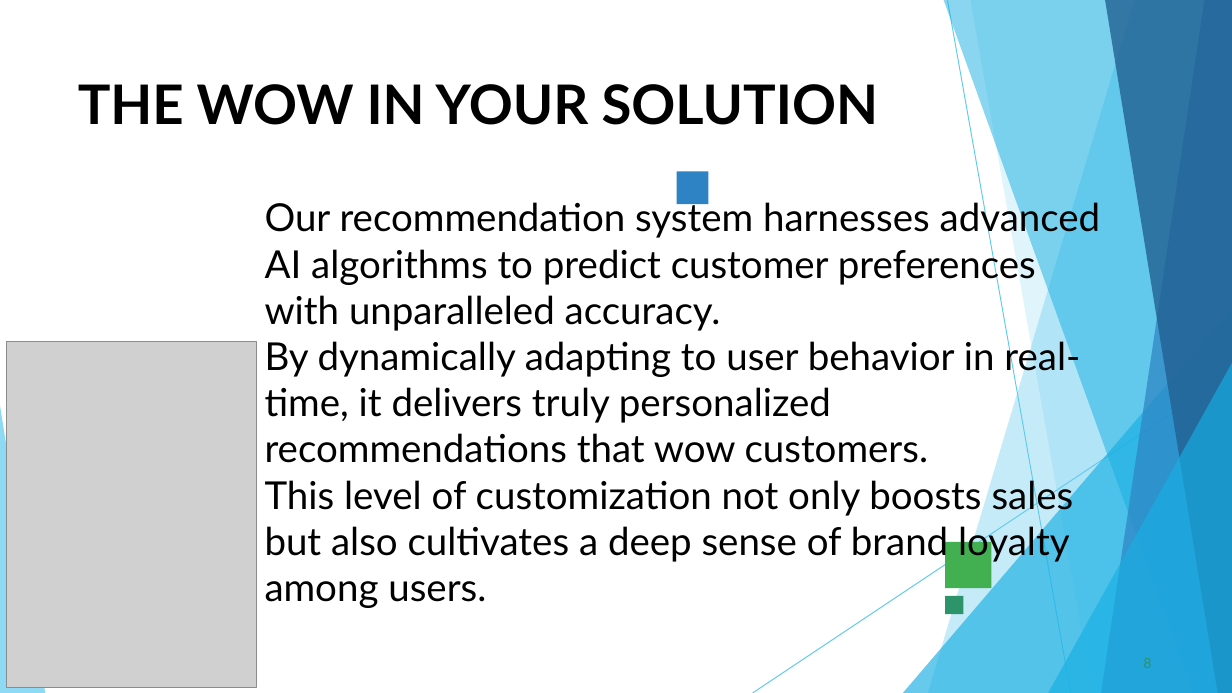
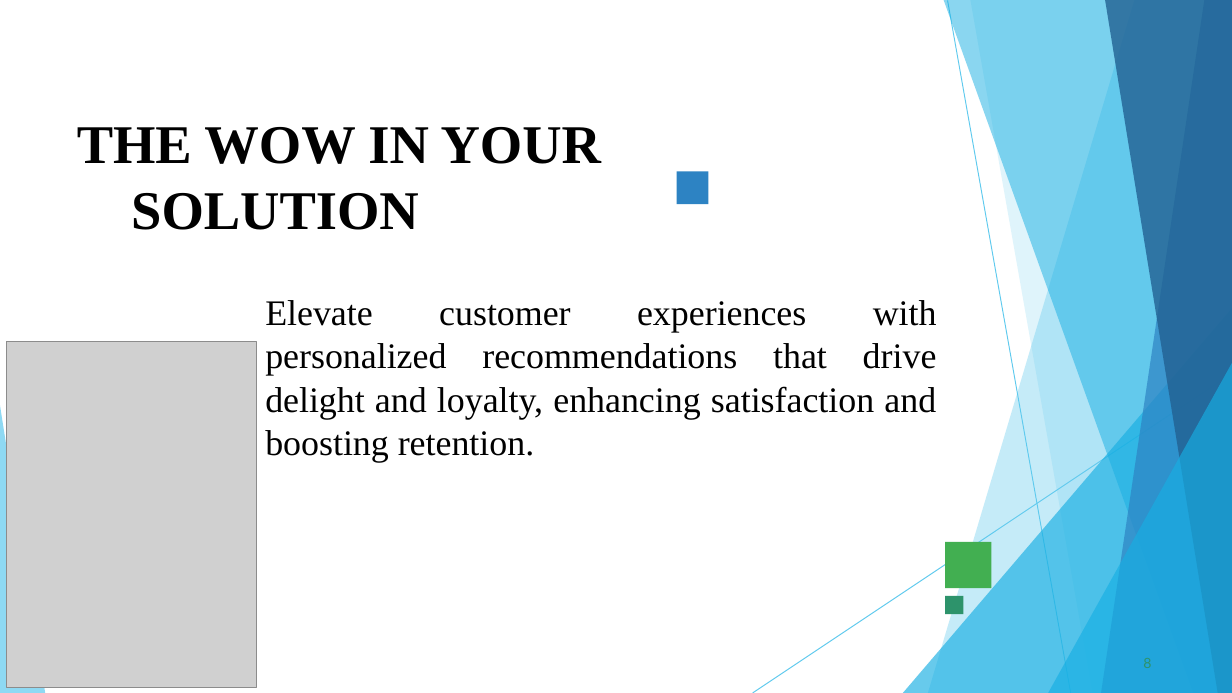
Before and after one commit to Venotha-2004/Naanmuthalvan, a slide deck: slide 8 of CUSTOMER_RECOMMENDATIONS.pptx. Drawn at 1232x693 pixels with LibreOffice and Linux fonts; fonts in the diff are those of the drawing; grey boxes stand for pictures. Boxes give left, top, right and bottom in pixels: in the first picture for what was removed or moved away, otherwise in the second. Text is boxed around its words. In the diff, an @@ line names an element or a change of style, - is before the commit and + after.

```diff
--- a/CUSTOMER_RECOMMENDATIONS.pptx
+++ b/CUSTOMER_RECOMMENDATIONS.pptx
@@ title "THE WOW IN YOUR SOLUTION": place and size @@
-title "THE WOW IN YOUR SOLUTION" at [78, 84, 879, 125]
+title "THE WOW IN YOUR SOLUTION" at [77, 127, 601, 230]
@@ title "THE WOW IN YOUR SOLUTION" at [77, 127, 601, 230]: font Lato to Times New Roman @@
@@ text at [265, 300, 937, 462]: text changed; size 30 to 28 pt; font Lato to Times New Roman @@
-Our recommendation system harnesses advanced AI algorithms to predict customer preferences with unparalleled accuracy.
-By dynamically adapting to user behavior in real-time, it delivers truly personalized recommendations that wow customers.
-This level of customization not only boosts sales but also cultivates a deep sense of brand loyalty among users.
+Elevate customer experiences with personalized recommendations that drive delight and loyalty, enhancing satisfaction and boosting retention.
```
Also in this commit, not shown: 7 other slides changed, 2 slides added, 2 slides removed.
